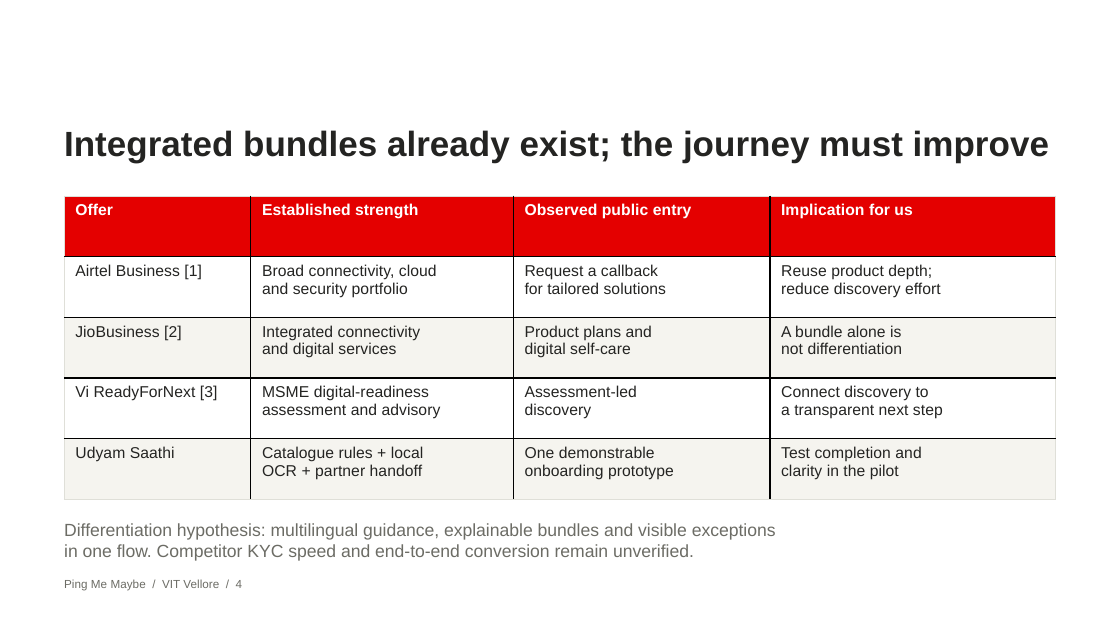
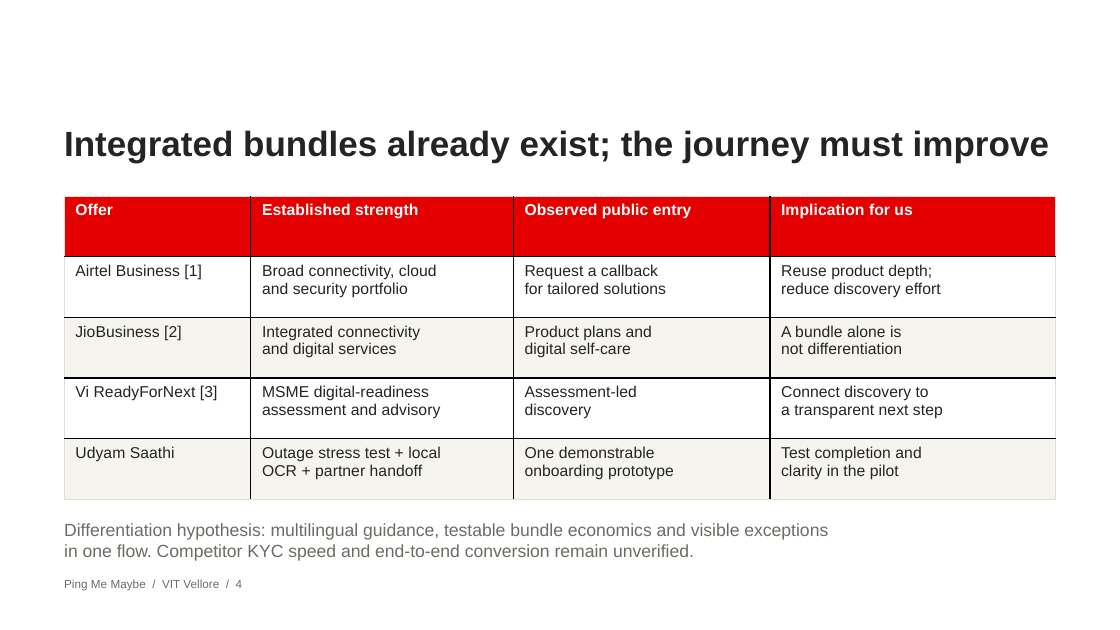
Before and after one commit to rizzit17/ping-me-maybe, a slide deck: slide 4 of submission/PingMeMaybe_VITVellore.pptx. Drawn at 1120x630 pixels with LibreOffice and Linux fonts; fonts in the diff are those of the drawing; background and template pictures are left out. Boxes give left, top, right and bottom in pixels: in the first picture for what was removed or moved away, otherwise in the second. Text is boxed around its words. In the diff, an @@ line names an element or a change of style, - is before the commit and + after.

Commit message:
Show the outage trade-off in the pitch and demo

```diff
--- a/submission/PingMeMaybe_VITVellore.pptx
+++ b/submission/PingMeMaybe_VITVellore.pptx
@@ table at <box>64,196,1055,500</box> @@
-row 5, column 2: Catalogue rules + local / OCR + partner handoff
+row 5, column 2: Outage stress test + local / OCR + partner handoff
@@ text at <box>64,523,828,540</box>: text changed @@
-Differentiation hypothesis: multilingual guidance, explainable bundles and visible exceptions
+Differentiation hypothesis: multilingual guidance, testable bundle economics and visible exceptions
```
Also in this commit, not shown: 1 slide added, 1 slide removed, 8 other files.
